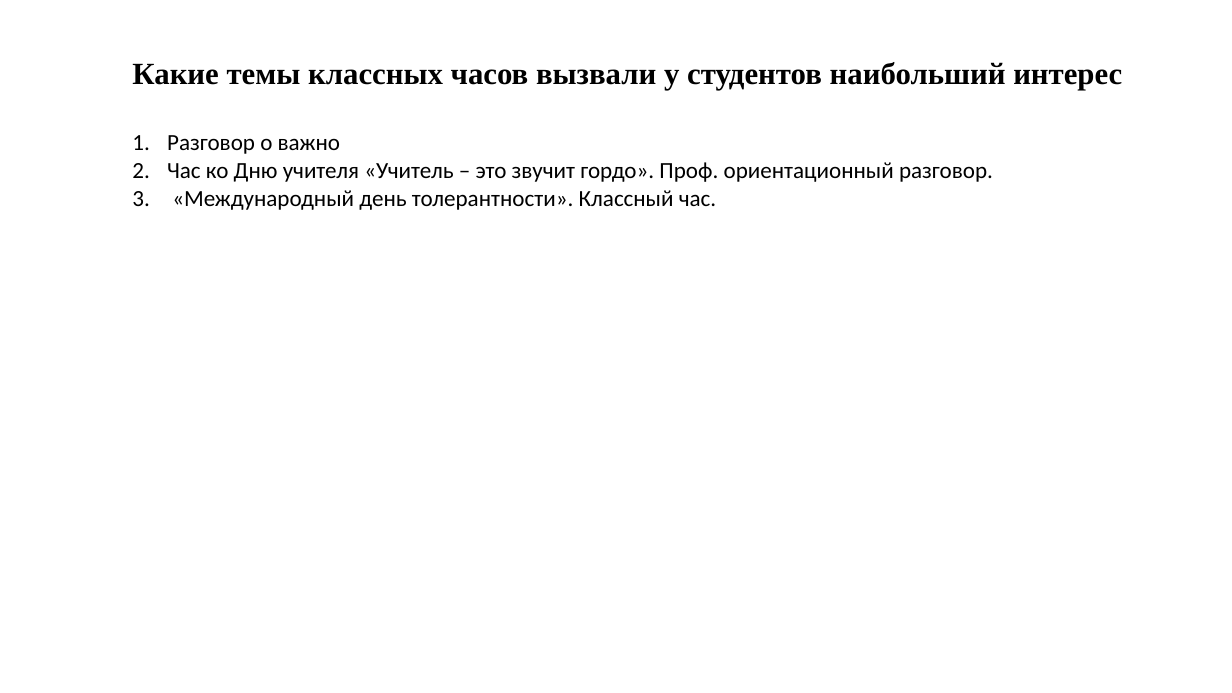
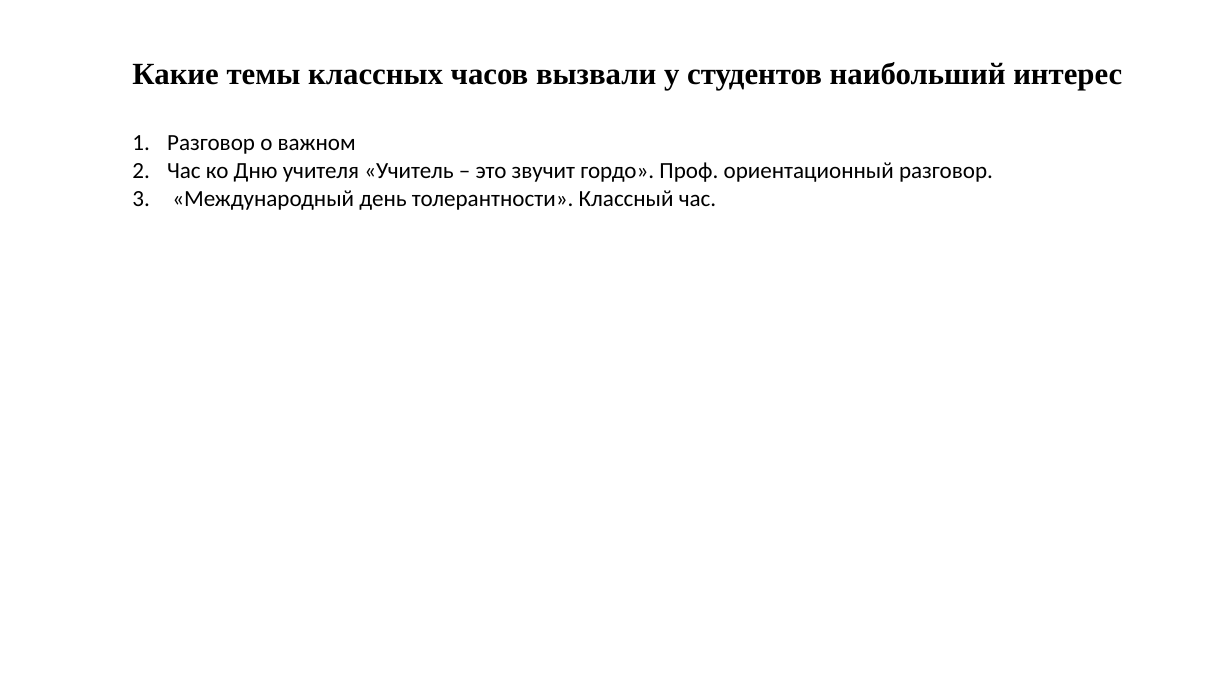
Before and after one commit to IvanSibirevV2/KipFin_Lab_2023-24_Git0, a slide deck: slide 8 of ПишемПрезентацию/Педсовет_v1.pptx. Drawn at 1232x693 pixels with LibreOffice and Linux fonts; fonts in the diff are those of the drawing; background and template pictures are left out. Boxes give left, top, right and bottom in pixels: in the first picture for what was removed or moved away, otherwise in the second. Text is boxed around its words. In the diff, an @@ line names an element or a change of style, - is before the commit and + after.

```diff
--- a/ПишемПрезентацию/Педсовет_v1.pptx
+++ b/ПишемПрезентацию/Педсовет_v1.pptx
@@ text at [167,135,356,154]: text changed @@
-1. Разговор о важно
+1. Разговор о важном
```
Also in this commit, not shown: 5 other slides changed, 2 slides added, 2 slides removed, 2 other files.
